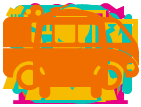
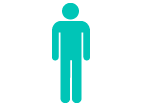
The second 141 × 107 image is a revision of the first. Changes to its layers:
hid group "transportation" (2 layers) over [3, 9, 139, 98]
hid group "employment" (1st of 2) (3 layers) over [3, 7, 138, 100]
hid group "meals" (4 layers) over [9, 4, 132, 104]
hid group "hygiene" (3 layers) over [4, 5, 137, 102]
hid group "financial" (2 layers) over [15, 5, 127, 102]
hid group "health" (4 layers) over [21, 4, 120, 103]
hid "general" (4th of 5, in "counseling") over [30, 6, 111, 102]
hid "group" over [15, 7, 126, 101]
renamed "counseling" to "individual", moved it below "group", painted on it over [13, 3, 129, 103]
hid group "housing" (4 layers) over [13, 3, 128, 104]
